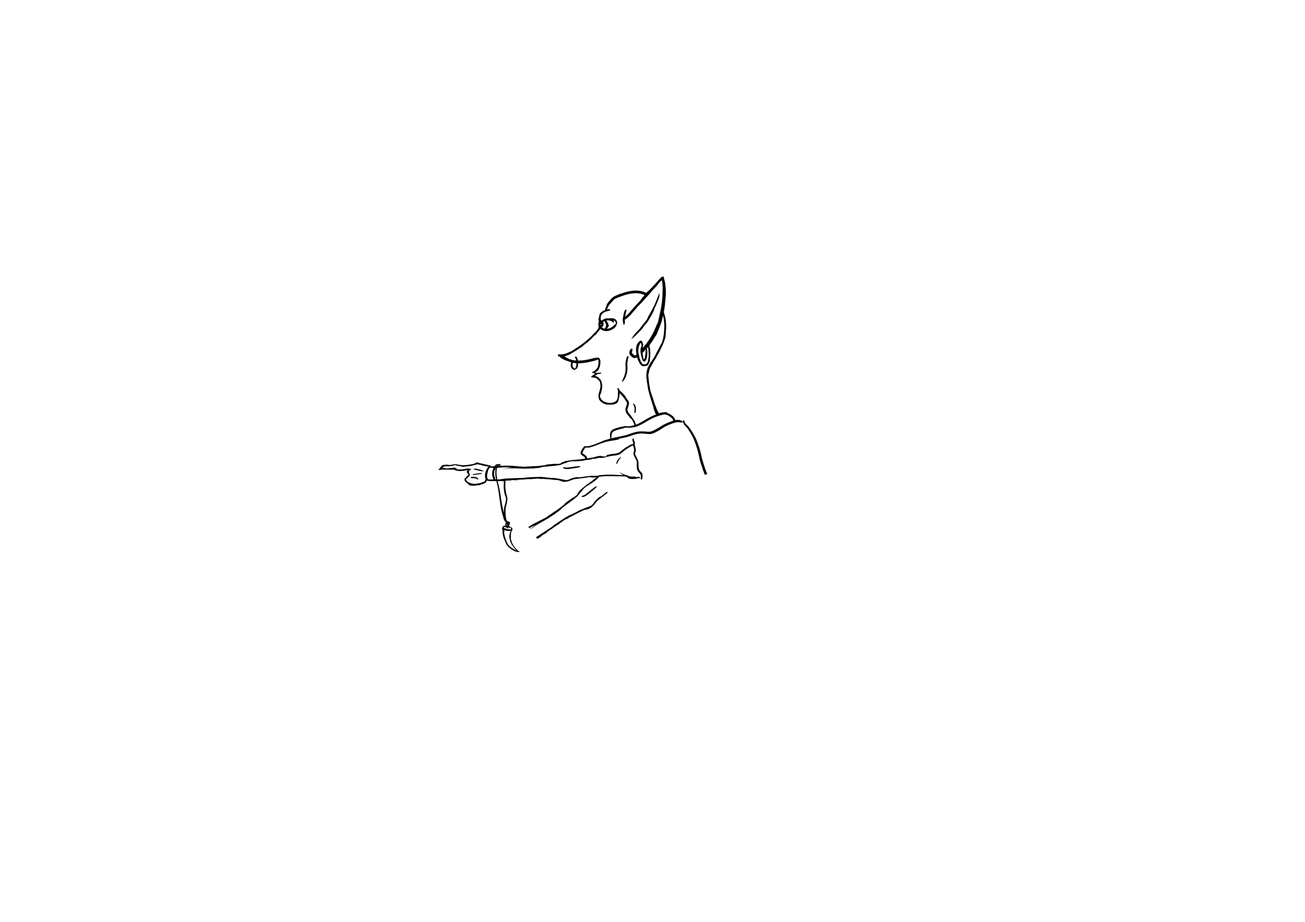
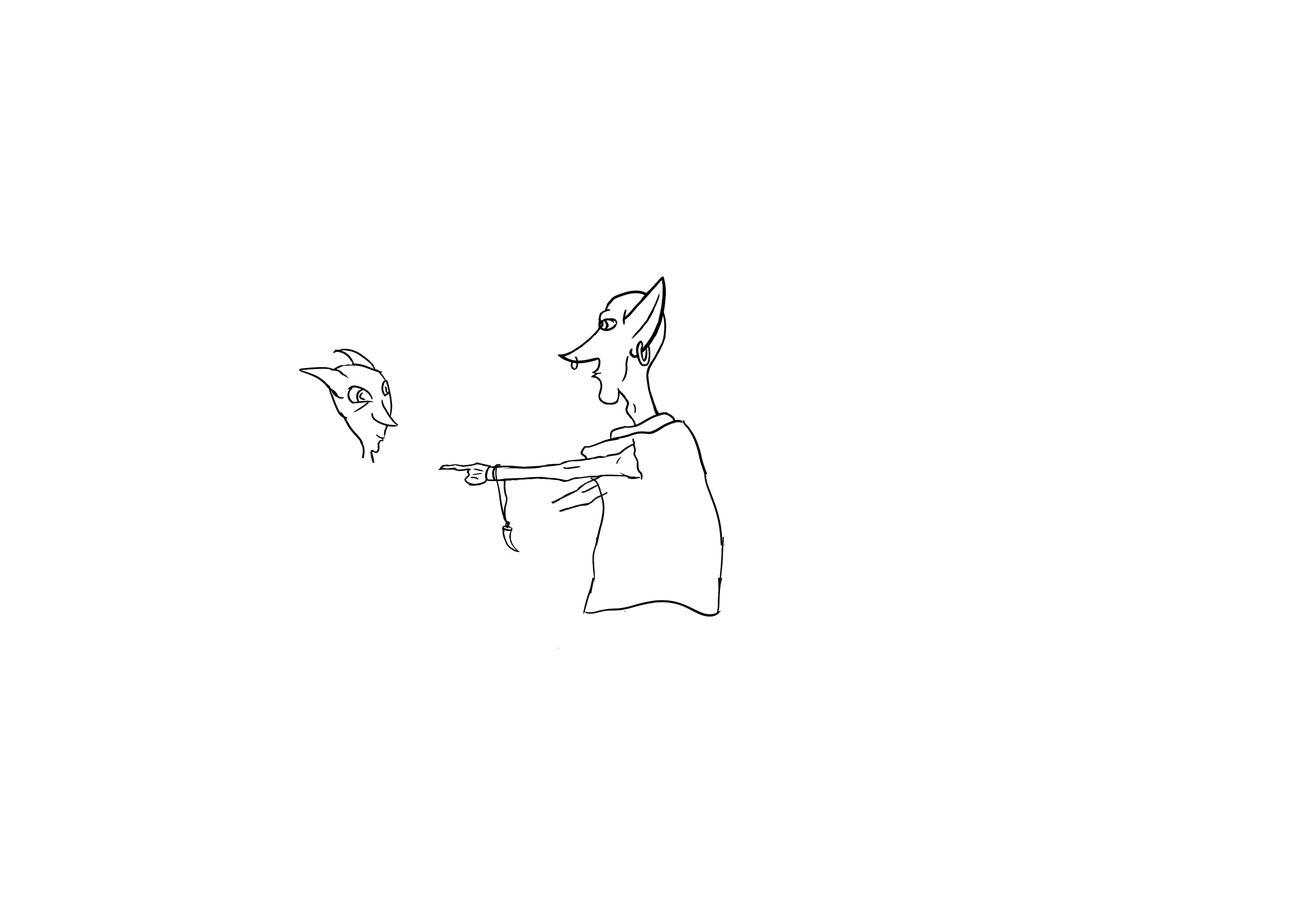
Layer changes from the first 1305px x 922px image to the second:
painted on "Capa 2" over [298, 348, 608, 540]
painted on "Capa 1" over [557, 470, 726, 649]
